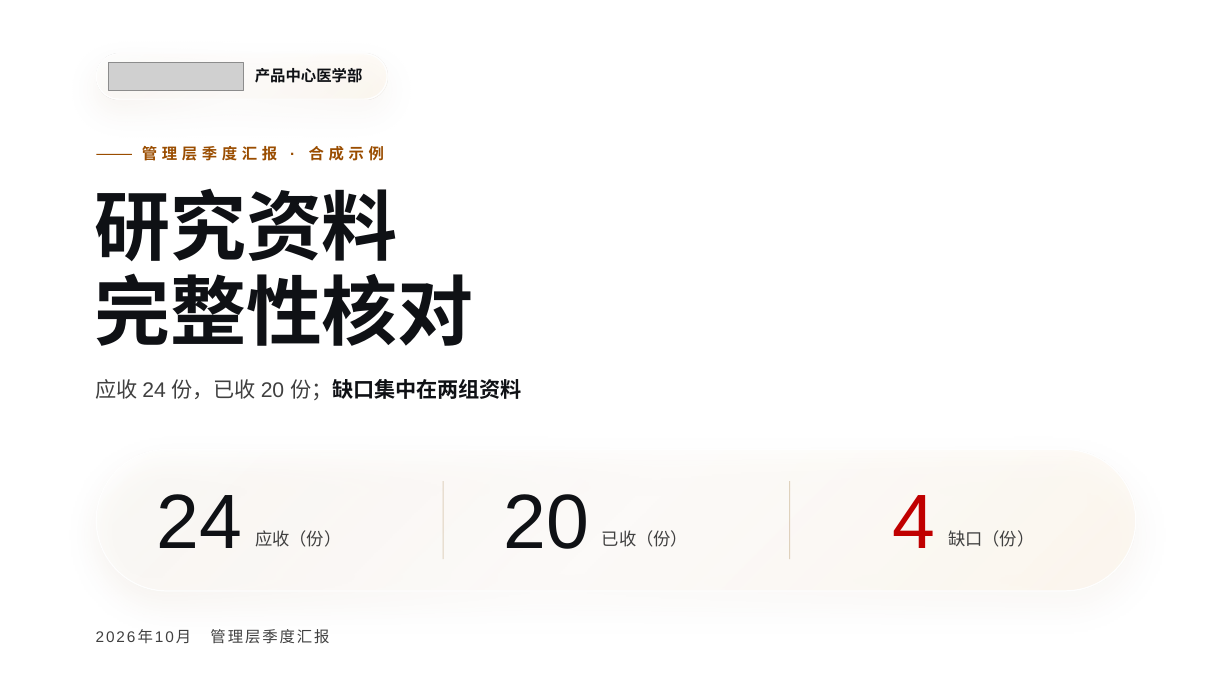
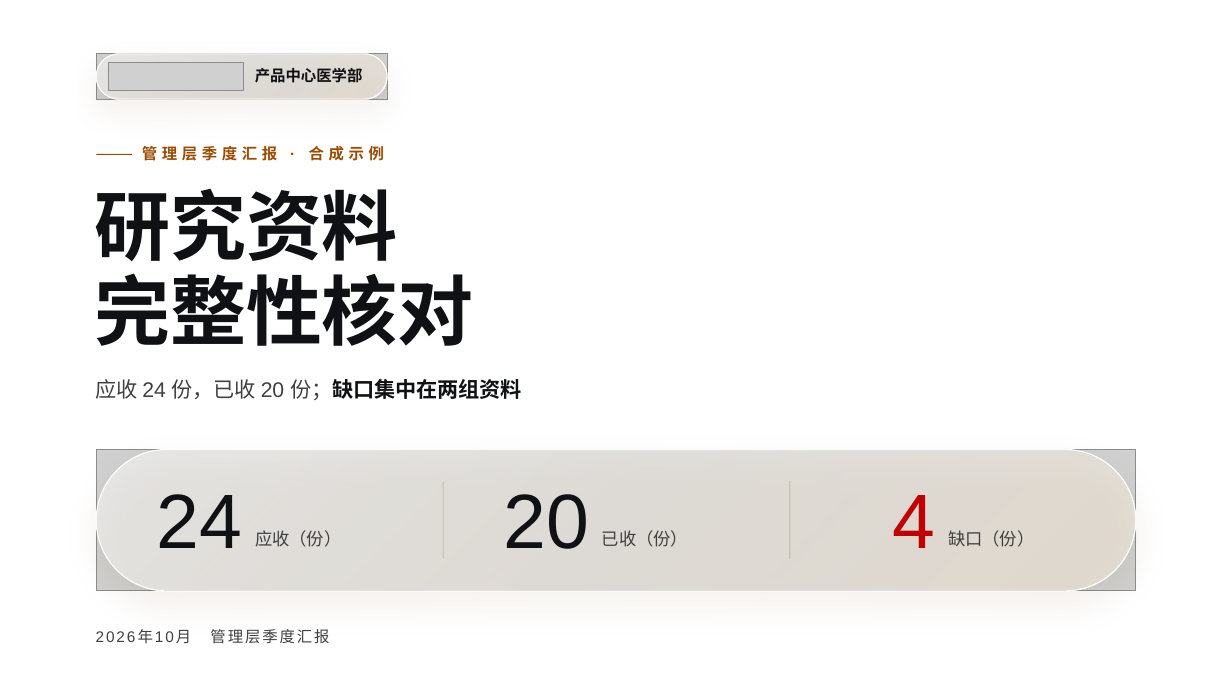
Before and after one commit to smkzw/kangzhe-design, a slide deck: slide 1 of examples/reference/pptx-flagship/kangzhe_flagship.pptx. Drawn at 1232x693 pixels with LibreOffice and Linux fonts; fonts in the diff are those of the drawing; grey boxes stand for pictures; background and template pictures are left out. Boxes give left, top, right and bottom in pixels: in the first picture for what was removed or moved away, otherwise in the second. Text is boxed around its words. In the diff, an @@ line names an element or a change of style, - is before the commit and + after.

```diff
--- a/examples/reference/pptx-flagship/kangzhe_flagship.pptx
+++ b/examples/reference/pptx-flagship/kangzhe_flagship.pptx
@@ rounded rectangle at (96, 54, 387, 99): fill gradient #FFFFFF to #FFFAF0 to #FFECCD to gradient #FFFFFF to #FFFBF4 to #FFF2DE @@
@@ picture added at (96, 54, 387, 99) @@
@@ rounded rectangle at (96, 449, 1136, 591): fill gradient #FFFFFF to #FFFAF0 to #FFECCD to gradient #FFFFFF to #FFFBF4 to #FFF2DE @@
@@ picture added at (96, 449, 1136, 591) @@
```
Also in this commit, not shown: 4 other slides changed, 22 other files.
